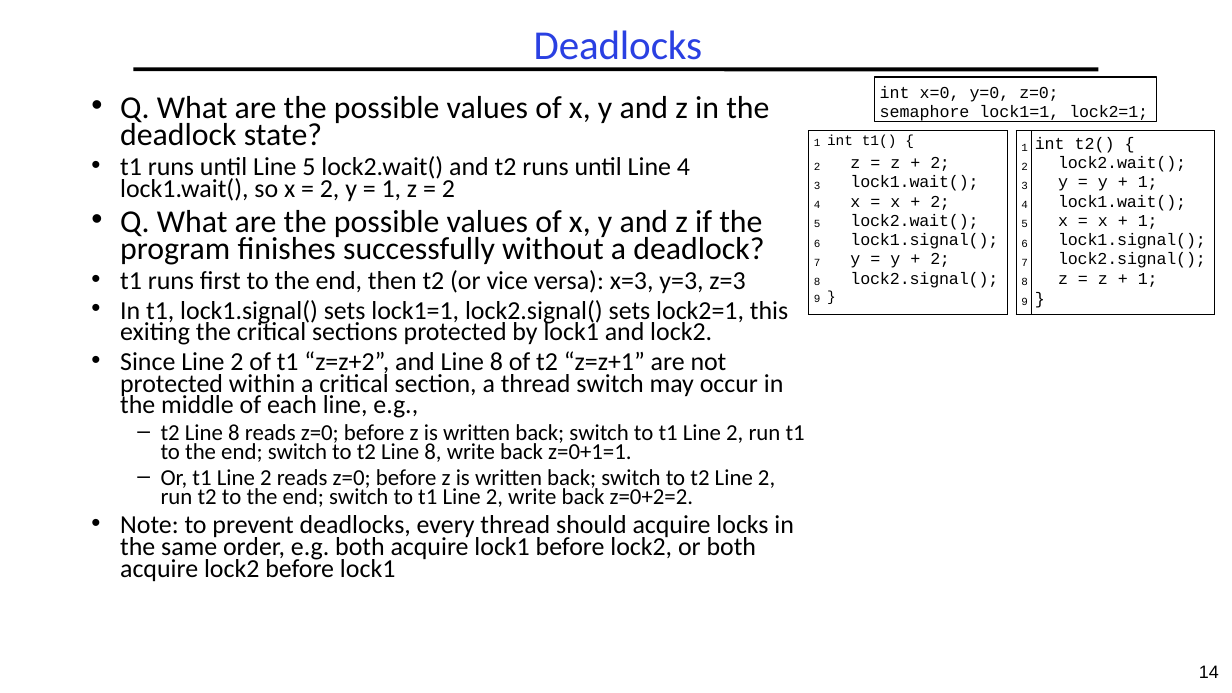
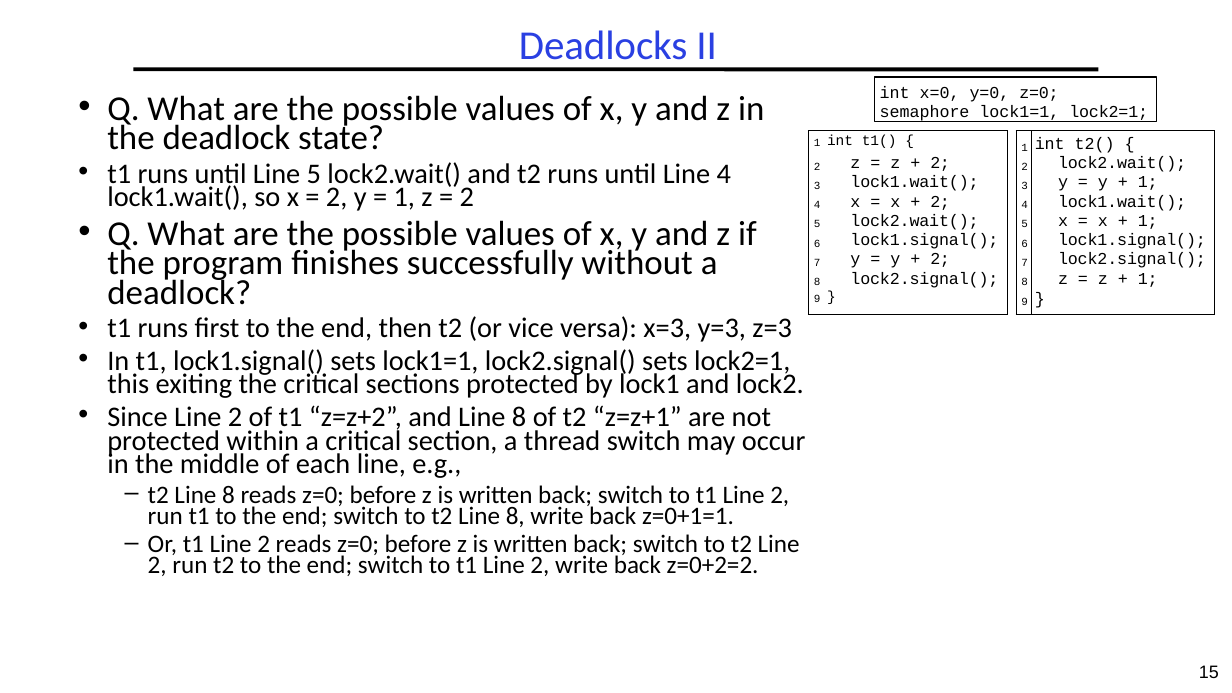
Before and after one commit to guhofstra/CSC256Fa25, a slide deck: slide 15 of PPTs/L3-Exercises.pptx (slide 14 before the commit). Drawn at 1232x693 pixels with LibreOffice and Linux fonts; fonts in the diff are those of the drawing. Boxes give left, top, right and bottom in pixels: in the first picture for what was removed or moved away, otherwise in the second. Text is boxed around its words. In the diff, an @@ line names an element or a change of style, - is before the commit and + after.

```diff
--- a/PPTs/L3-Exercises.pptx
+++ b/PPTs/L3-Exercises.pptx
@@ title at [519, 30, 716, 69]: text changed @@
-Deadlocks
+Deadlocks II
@@ text "Q. What are the possible ...": place and size @@
-text "Q. What are the possible ..." at [120, 96, 805, 582]
+text "Q. What are the possible ..." at [107, 95, 806, 576]
@@ text "Q. What are the possible ..." at [107, 95, 806, 576]: size 24.8 to 27.2 pt in "Q. What are the possible values of ...", "Q. What are the possible values of ..."; size 20.1 to 22.1 pt in "t1 runs until Line 5 lock2.wait() and ...", "t1 runs first to the end, then ...", "In t1, lock1.signal() sets lock1=1, lock2.signal() sets ...", "Since Line 2 of t1 “z=z+2”, and ..."; size 17.8 to 19.6 pt in "t2 Line 8 reads z=0; before z ...", "Or, t1 Line 2 reads z=0; before ..." @@
@@ text at [120, 515, 794, 582]: paragraph removed @@
-• Note: to prevent deadlocks, every thread should acquire locks in the same order, e.g. both acquire lock1 before lock2, or both acquire lock2 before lock1
@@ page number at [1199, 665, 1219, 678]: text changed @@
-14
+15
```
Also in this commit, not shown: 2 other slides changed, 3 slides added, 2 slides removed, 22 other files.
